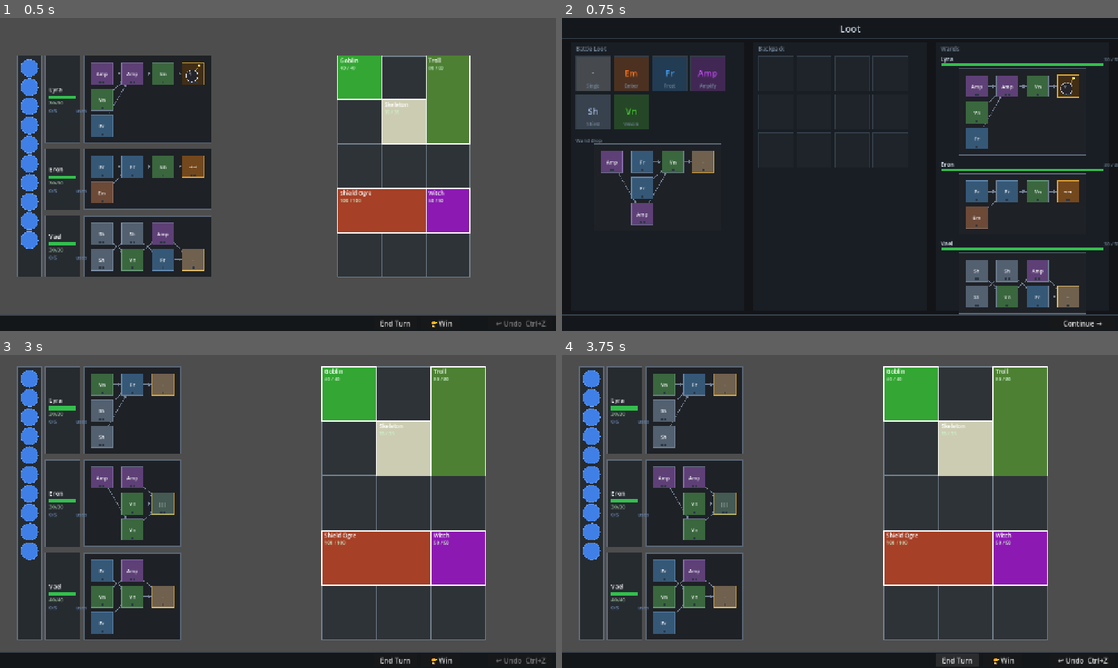
Above: before the commit, frames 1-4 (two rows, left to right).
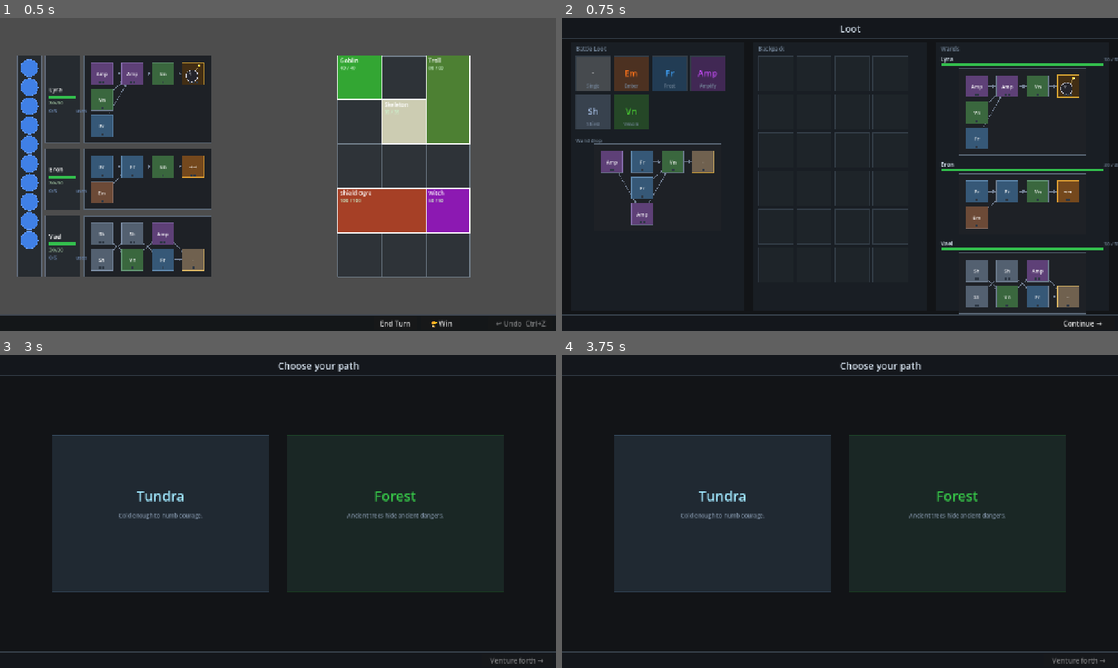
Above: after the commit, the same moments.

Repository: MoYapro/magic-monster-battle
Game: Godot game, scene res://scenes/battle/battle_scene.tscn
Same seed, same stepped clock (60 frames per second), same inputs: the game is played once before the commit and once after it.
Inputs (mouse positions are in pixels of both pictures, inside the frame that each line leads up to):
- Up to frame 1 (0.5 s): no input
- Up to frame 2 (0.75 s): click "🏆 Win" at 0.5 s
- Up to frame 3 (3 s): click "Continue →" at 1.25 s; tap Enter at 2 s; move the mouse to (400, 495) at 2.02 s; tap Z at 2.1 s; click (400, 495) at 2.17 s; click "Confirm →" at 2.75 s
- Up to frame 4 (3.75 s): click (956, 661) at 3.5 s, where only the run before the commit has a clickable "End Turn"

Frame 1 is identical in both runs. In frame 2, 0.5% of the frame differs, in the area x 35-63%, y 48-85%; in frame 3, 77%; in frame 4, 77%, in the area x 0-100%, y 0-99%.

Commit message:
add path selection screen

Diff:
--- /dev/null
+++ b/scenes/world/path_selection_screen.tscn
@@ -0,0 +1,6 @@
+[gd_scene load_steps=2 format=3]
+
+[ext_resource type="Script" path="res://scripts/world/path_selection_screen.gd" id="1"]
+
+[node name="PathSelectionScreen" type="Node2D"]
+script = ExtResource("1")
--- a/scripts/battle/battle_scene.gd
+++ b/scripts/battle/battle_scene.gd
@@ -394,6 +394,8 @@
 
 
 func _make_wand_data() -> Array[WandData]:
+	if not GameState.wands.is_empty():
+		return GameState.wands
 	var rng := RandomNumberGenerator.new()
 	rng.randomize()
 	return [
--- a/scripts/game_state.gd
+++ b/scripts/game_state.gd
@@ -8,3 +8,4 @@
 var backpack_wands: Array[WandData] = []
 var pending_loot: Array[SpellData] = []
 var pending_loot_wand: WandData = null
+var current_biome: BiomeData = null
--- a/scripts/level_up/level_up_screen.gd
+++ b/scripts/level_up/level_up_screen.gd
@@ -140,4 +140,4 @@
 	else:
 		mage.mana_allowance += MANA_GAIN
 	GameState.mages = _mages
-	get_tree().change_scene_to_file("res://scenes/battle/battle_scene.tscn")
+	get_tree().change_scene_to_file("res://scenes/world/path_selection_screen.tscn")
--- a/scripts/loot/loot_screen.gd
+++ b/scripts/loot/loot_screen.gd
@@ -18,7 +18,7 @@
 const CARD_SIZE := 80.0
 const CARD_GAP := 8.0
 const CARDS_PER_ROW := 4
-const BACKPACK_SLOTS := 12
+const BACKPACK_SLOTS := 24
 
 const COLOR_BG             := Color(0.07, 0.08, 0.09)
 const COLOR_PANEL          := Color(0.10, 0.12, 0.14)
@@ -348,10 +348,6 @@
 
 
 func _on_continue_pressed() -> void:
-	for spell: SpellData in GameState.pending_loot:
-		GameState.backpack.append(spell)
 	GameState.pending_loot.clear()
-	if GameState.pending_loot_wand != null:
-		GameState.backpack_wands.append(GameState.pending_loot_wand)
-		GameState.pending_loot_wand = null
+	GameState.pending_loot_wand = null
 	get_tree().change_scene_to_file("res://scenes/level_up/level_up_screen.tscn")
--- /dev/null
+++ b/scripts/world/biome_data.gd
@@ -0,0 +1,24 @@
+class_name BiomeData
+
+var name: String
+var tagline: String
+var color: Color
+
+
+func _init(p_name: String, p_tagline: String, p_color: Color) -> void:
+	name = p_name
+	tagline = p_tagline
+	color = p_color
+
+
+static func all() -> Array[BiomeData]:
+	return [
+		BiomeData.new("Forest",   "Ancient trees hide ancient dangers.",  Color(0.15, 0.55, 0.20)),
+		BiomeData.new("Desert",   "The heat breaks minds before bodies.",  Color(0.85, 0.60, 0.15)),
+		BiomeData.new("Ruins",    "Something still walks these halls.",    Color(0.55, 0.45, 0.35)),
+		BiomeData.new("Swamp",    "Nothing enters here and leaves clean.", Color(0.25, 0.50, 0.30)),
+		BiomeData.new("Volcano",  "The earth itself is your enemy.",       Color(0.85, 0.25, 0.10)),
+		BiomeData.new("Tundra",   "Cold enough to numb courage.",          Color(0.45, 0.65, 0.85)),
+		BiomeData.new("Cave",     "Darkness is the least of your fears.",  Color(0.30, 0.25, 0.40)),
+		BiomeData.new("Mountain", "The summit demands a toll.",            Color(0.55, 0.55, 0.60)),
+	]
--- /dev/null
+++ b/scripts/world/path_selection_screen.gd
@@ -0,0 +1,128 @@
+extends Node2D
+
+const SCREEN_W := 1280.0
+const SCREEN_H := 720.0
+const HEADER_H := 48.0
+const BOTTOM_BAR_H := 38.0
+
+const CARD_W := 500.0
+const CARD_H := 360.0
+const CARD_GAP := 40.0
+const CARDS_TOTAL_W := 2.0 * CARD_W + CARD_GAP
+const CARD_X_LEFT  := (SCREEN_W - CARDS_TOTAL_W) * 0.5
+const CARD_X_RIGHT := CARD_X_LEFT + CARD_W + CARD_GAP
+const CARD_Y := HEADER_H + (SCREEN_H - HEADER_H - BOTTOM_BAR_H - CARD_H) * 0.5
+
+const COLOR_BG           := Color(0.07, 0.08, 0.09)
+const COLOR_HEADER_BG    := Color(0.08, 0.09, 0.11)
+const COLOR_BORDER       := Color(0.22, 0.26, 0.30)
+const COLOR_CARD         := Color(0.10, 0.12, 0.14)
+const COLOR_TITLE        := Color(0.85, 0.90, 0.95)
+const COLOR_TAGLINE      := Color(0.50, 0.57, 0.65)
+const COLOR_SELECTED_BG  := Color(0.08, 0.10, 0.12)
+
+var _choices: Array[BiomeData] = []
+var _selected: int = -1
+var _confirm_button: Button = null
+
+
+func _ready() -> void:
+	_pick_choices()
+	_build_bottom_bar()
+
+
+func _pick_choices() -> void:
+	var pool := BiomeData.all()
+	pool.shuffle()
+	_choices = [pool[0], pool[1]]
+
+
+func _card_x(i: int) -> float:
+	return CARD_X_LEFT if i == 0 else CARD_X_RIGHT
+
+
+func _card_rect(i: int) -> Rect2:
+	return Rect2(Vector2(_card_x(i), CARD_Y), Vector2(CARD_W, CARD_H))
+
+
+func _draw() -> void:
+	draw_rect(Rect2(Vector2.ZERO, Vector2(SCREEN_W, SCREEN_H)), COLOR_BG, true)
+	_draw_header()
+	for i in _choices.size():
+		_draw_card(i)
+	_draw_bottom_bar_bg()
+
+
+func _draw_header() -> void:
+	draw_rect(Rect2(Vector2.ZERO, Vector2(SCREEN_W, HEADER_H)), COLOR_HEADER_BG, true)
+	draw_rect(Rect2(Vector2(0, HEADER_H - 1), Vector2(SCREEN_W, 1)), COLOR_BORDER, true)
+	draw_string(ThemeDB.fallback_font,
+			Vector2(SCREEN_W * 0.5, HEADER_H * 0.5 + 9.0),
+			"Choose your path", HORIZONTAL_ALIGNMENT_CENTER, -1, 22, COLOR_TITLE)
+
+
+func _draw_card(i: int) -> void:
+	var biome := _choices[i]
+	var r := _card_rect(i)
+	var selected := _selected == i
+
+	# Background with biome colour tint
+	var tint := biome.color
+	tint.a = 0.18 if selected else 0.08
+	draw_rect(r, COLOR_CARD, true)
+	draw_rect(r, tint, true)
+
+	# Border — brighter when selected
+	var border_color := Color(biome.color, 0.90) if selected else Color(biome.color, 0.35)
+	draw_rect(r, border_color, false, 2.5 if selected else 1.5)
+
+	var font := ThemeDB.fallback_font
+	var lx := r.position.x
+
+	# Biome name
+	var name_color := Color(biome.color.r * 1.4, biome.color.g * 1.4, biome.color.b * 1.4).clamp()
+	draw_string(font,
+			Vector2(lx, r.position.y + CARD_H * 0.42),
+			biome.name, HORIZONTAL_ALIGNMENT_CENTER, CARD_W, 32, name_color)
+
+	# Tagline
+	draw_string(font,
+			Vector2(lx + 20.0, r.position.y + CARD_H * 0.42 + 38.0),
+			biome.tagline, HORIZONTAL_ALIGNMENT_CENTER, CARD_W - 40.0, 13, COLOR_TAGLINE)
+
+
+func _input(event: InputEvent) -> void:
+	if not (event is InputEventMouseButton and event.pressed
+			and event.button_index == MOUSE_BUTTON_LEFT):
+		return
+	var pos := (event as InputEventMouseButton).position
+	for i in _choices.size():
+		if _card_rect(i).has_point(pos):
+			_selected = i
+			_confirm_button.disabled = false
+			queue_redraw()
+			get_viewport().set_input_as_handled()
+			return
+
+
+func _draw_bottom_bar_bg() -> void:
+	var bar_y := SCREEN_H - BOTTOM_BAR_H
+	draw_rect(Rect2(Vector2(0, bar_y), Vector2(SCREEN_W, BOTTOM_BAR_H)), COLOR_HEADER_BG, true)
+	draw_rect(Rect2(Vector2(0, bar_y), Vector2(SCREEN_W, 1)), COLOR_BORDER, true)
+
+
+func _build_bottom_bar() -> void:
+	var layer := CanvasLayer.new()
+	add_child(layer)
+	_confirm_button = Button.new()
+	_confirm_button.text = "Venture forth →"
+	_confirm_button.size = Vector2(164, BOTTOM_BAR_H - 10)
+	_confirm_button.position = Vector2(SCREEN_W - 172.0, SCREEN_H - BOTTOM_BAR_H + 5.0)
+	_confirm_button.disabled = true
+	_confirm_button.pressed.connect(_on_confirm_pressed)
+	layer.add_child(_confirm_button)
+
+
+func _on_confirm_pressed() -> void:
+	GameState.current_biome = _choices[_selected]
+	get_tree().change_scene_to_file("res://scenes/battle/battle_scene.tscn")
Not shown, added: scripts/level_up/level_up_screen.gd.uid
Not shown, added: scripts/world/biome_data.gd.uid
Not shown, added: scripts/world/path_selection_screen.gd.uid
